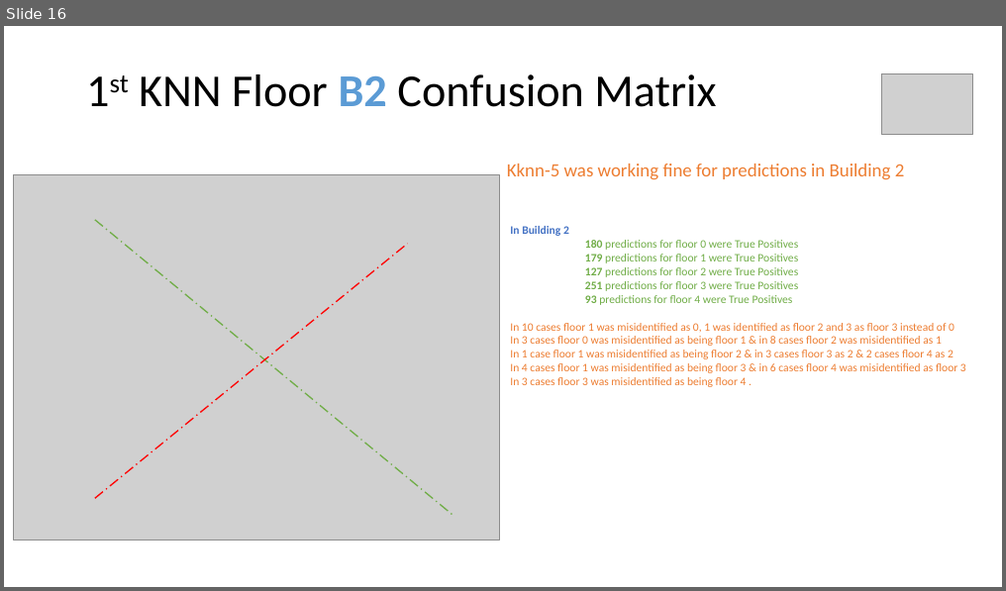
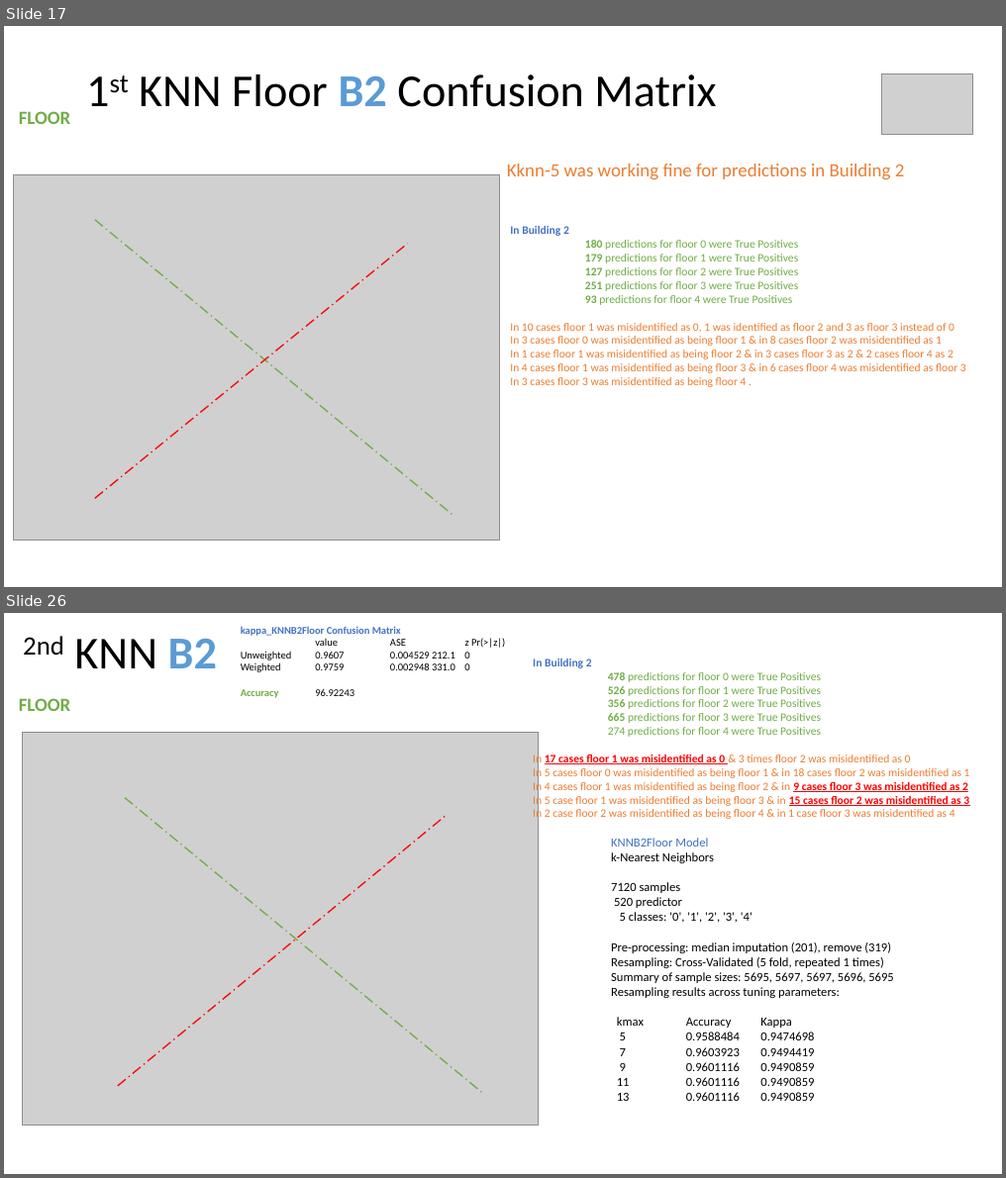
Before and after one commit to NatasjaFortuin/Wifi-locationing, a slide deck: Data etc/Log.pptx. Shown one above the other, each under a label of ours: slide 16 before the commit, slides 17 and 26 after it; the slides between them are not shown. The pictures are 1006x591 and 1006x1178 pixels, drawn with LibreOffice and Linux fonts; fonts in the diff are those of the drawing; grey boxes stand for pictures. Boxes give left, top, right and bottom in pixels: in the first picture for what was removed or moved away, otherwise in the second. Text is boxed around its words. In the diff, an @@ line names an element or a change of style, - is before the commit and + after.

```diff
--- a/Data etc/Log.pptx
+++ b/Data etc/Log.pptx
@@ slide 26 added at <box>4,613,1002,1174</box>, background #FFFFFF @@
@@ title added at <box>23,636,217,668</box>, 44 pt, text #000000 @@
+2nd KNN B2
@@ text added at <box>241,626,505,698</box>, 10 pt, text #000000 @@
+kappa_KNNB2Floor Confusion Matrix
+value ASE z Pr(>|z|)
+Unweighted 0.9607 0.004529 212.1 0
+Weighted 0.9759 0.002948 331.0 0
+Accuracy 96.92243
@@ text added at <box>533,659,970,821</box>, 11 pt, text #ED7D31 @@
+In Building 2
+478 predictions for floor 0 were True Positives
+526 predictions for floor 1 were True Positives
+356 predictions for floor 2 were True Positives
+665 predictions for floor 3 were True Positives
+274 predictions for floor 4 were True Positives
+In 17 cases floor 1 was misidentified as 0 & 3 times floor 2 was misidentified as 0
+In 5 cases floor 0 was misidentified as being floor 1 & in 18 cases floor 2 was misidentified as 1
+In 4 cases floor 1 was misidentified as being floor 2 & in 9 cases floor 3 was misidentified as 2
+In 5 case floor 1 was misidentified as being floor 3 & in 15 cases floor 2 was misidentified as 3
+In 2 case floor 2 was misidentified as being floor 4 & in 1 case floor 3 was misidentified as 4
@@ text added at <box>19,698,70,711</box>, 18 pt, text #70AD47, bold @@
+FLOOR
@@ picture added at <box>22,733,539,1126</box> @@
@@ line added from (118, 1086) to (448, 814), #FF0000 1.25 pt dashed @@
@@ line added from (125, 798) to (484, 1094), #70AD47 1.25 pt dashed @@
@@ text added at <box>611,838,894,1101</box>, 12 pt, text #000000 @@
+KNNB2Floor Model
+k-Nearest Neighbors
+7120 samples
+520 predictor
+5 classes: '0', '1', '2', '3', '4'
+Pre-processing: median imputation (201), remove (319)
+Resampling: Cross-Validated (5 fold, repeated 1 times)
+Summary of sample sizes: 5695, 5697, 5697, 5696, 5695
+Resampling results across tuning parameters:
+kmax Accuracy Kappa
+5 0.9588484 0.9474698
+7 0.9603923 0.9494419
+9 0.9601116 0.9490859
+11 0.9601116 0.9490859
+13 0.9601116 0.9490859
@@ what was slide 16 is now slide 17 @@
@@ slide 17 changed as well @@
@@ text added at <box>19,111,70,124</box>, 18 pt, text #70AD47, bold @@
+FLOOR
```
Also in this commit, not shown: 5 other slides changed, 10 other slides added, 41 other files.
